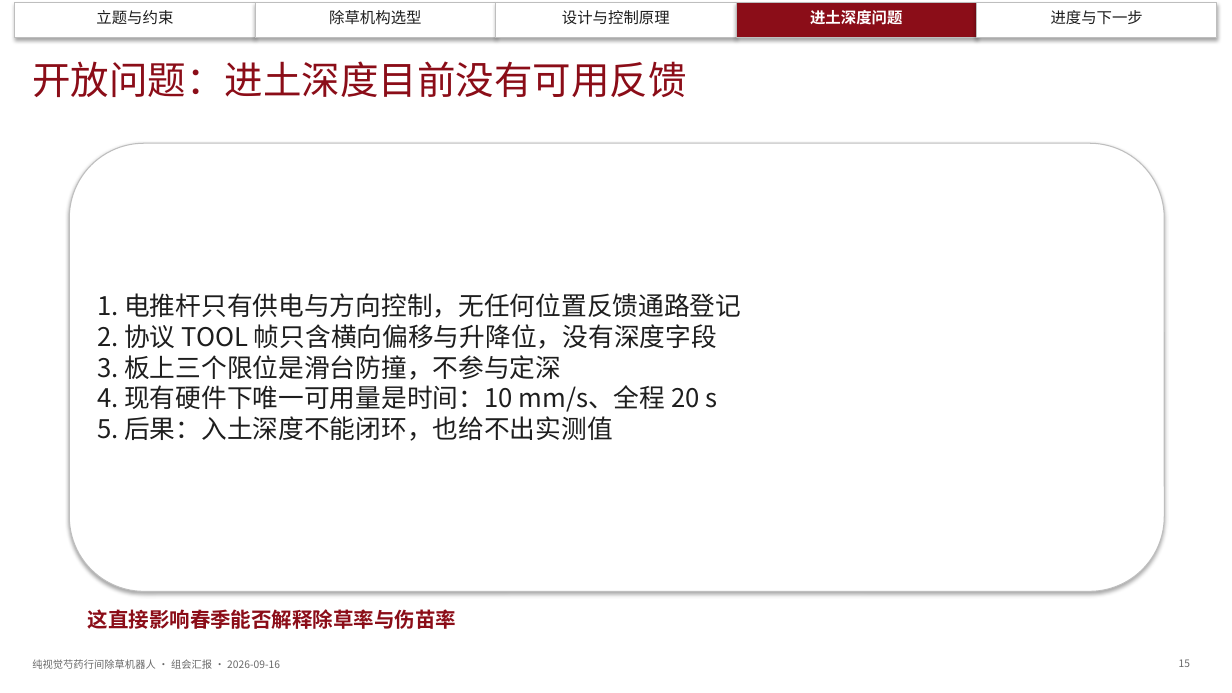
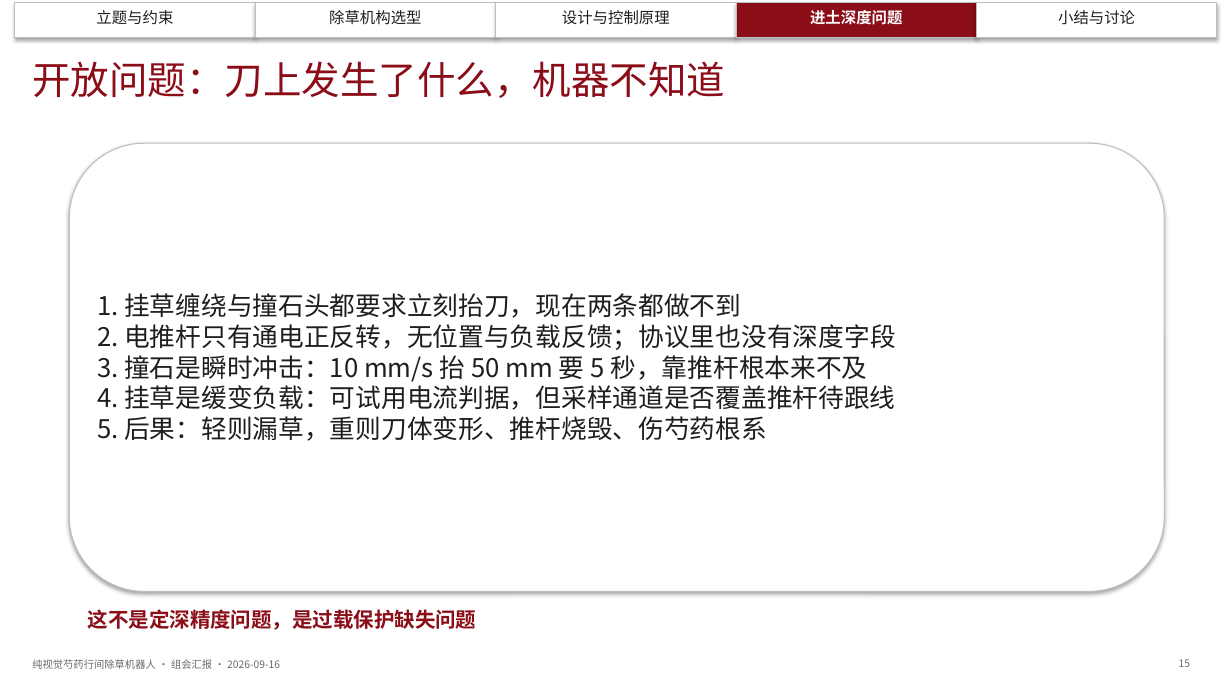
Before and after one commit to dangan2276326123-svg/zcode-chucao, a slide deck: slide 15 of docs/组会汇报_20260916/组会汇报_纯视觉芍药行间除草机器人_20260916.pptx. Drawn at 1232x693 pixels with LibreOffice and Linux fonts; fonts in the diff are those of the drawing. Boxes give left, top, right and bottom in pixels: in the first picture for what was removed or moved away, otherwise in the second. Text is boxed around its words. In the diff, an @@ line names an element or a change of style, - is before the commit and + after.

```diff
--- a/docs/组会汇报_20260916/组会汇报_纯视觉芍药行间除草机器人_20260916.pptx
+++ b/docs/组会汇报_20260916/组会汇报_纯视觉芍药行间除草机器人_20260916.pptx
@@ text at [1058,10,1135,25]: text changed @@
-进度与下一步
+小结与讨论
@@ text at [32,61,725,98]: text changed @@
-开放问题：进土深度目前没有可用反馈
+开放问题：刀上发生了什么，机器不知道
@@ text at [97,293,896,441]: text changed @@
-1. 电推杆只有供电与方向控制，无任何位置反馈通路登记
-2. 协议 TOOL 帧只含横向偏移与升降位，没有深度字段
-3. 板上三个限位是滑台防撞，不参与定深
-4. 现有硬件下唯一可用量是时间：10 mm/s、全程 20 s
-5. 后果：入土深度不能闭环，也给不出实测值
+1. 挂草缠绕与撞石头都要求立刻抬刀，现在两条都做不到
+2. 电推杆只有通电正反转，无位置与负载反馈；协议里也没有深度字段
+3. 撞石是瞬时冲击：10 mm/s 抬 50 mm 要 5 秒，靠推杆根本来不及
+4. 挂草是缓变负载：可试用电流判据，但采样通道是否覆盖推杆待跟线
+5. 后果：轻则漏草，重则刀体变形、推杆烧毁、伤芍药根系
@@ text at [88,609,477,630]: text changed @@
-这直接影响春季能否解释除草率与伤苗率
+这不是定深精度问题，是过载保护缺失问题
```
Also in this commit, not shown: 15 other slides changed, 1 slide removed, 7 other files.
